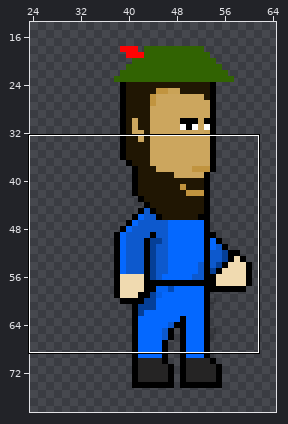
Sprite sheet, stored at Sprites - Copy/0_Combo/Jake/Blue Blue.png. The picture above shows the old version from afar; the outline marks the close-up.
Close-up. First the earlier version:
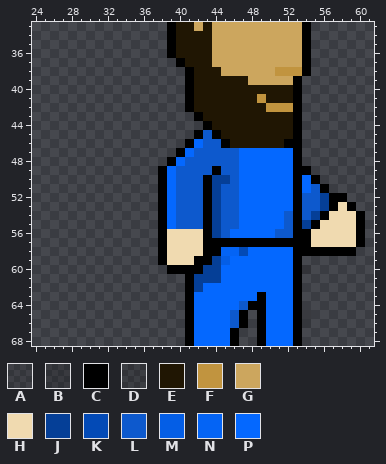
The file is 100x100 pixels. Pixels under 10% opacity are left out. Colours within 5 levels of each other are drawn and written as one. Shown: x 24..61, y 33..68. The wide view leaves out empty margins.
Palette (. is transparent): A #0000001b  B #00000030  C #000000  D #00000025  E #201603  F #c1943f  G #cca65e  H #f0dab0  J #053f97  K #034ab6  L #0d59cd  M #045ee6  N #0464f5  P #0468ff
Pixels before, first column x 38:
33 .CEEGEGGGGGGGGGGC......
34 .CEEEEGGGGGGGGGGC......
35 .CEEEEGGGGGGGGGGC......
36 .CEEEEGGGGGGGGGGC......
37 ..CEEEGGGGGGGGGGC......
38 ...CEEEGGGGGGFFFC......
39 ...CEEEEEEGGGGGC.......
40 ...CEEEEEEEEEEEC.......
41 ...CEEEEEEEFEEEC.......
42 ...CEEEEEEEEFFFC.......
43 ....CEEEEEEEEEEC.......
44 .....CEEEEEEEEEC.......
45 ....CLCEEEEEEEEC.......
46 ...CPLLCEEEEEECC.......
47 ..CPLLLLLPPPPPPC.......
48 .CPLLLLLLPPPPPPC.......
49 CPLLLLCLLPPPPPPCC......
50 CPLLLCJJLPPPPPPCPC.....
51 CPLLLCJLLPPPPPPCPLC....
52 CPLLLCJLLPPPPPPCLLJCC..
53 CPLLLCJLLPPPPPPCLLJCHC.
54 CPLLLCJLLPPPPPLCLJCHHHC
55 CPLLLCJLLPPPPPLCJCHHHHC
56 CHHHHCJLPPPPPLLCCHHHHHC
57 CHHHHCCCCCCCCCCCCHHHHHC
58 CHHHHCCNNKPPPPPCCCCCCC.
59 CHHHCCJMPPPPPPPC.......
60 .CCCCJJPPPPPPPPCD......
61 ...CJJJPPPPPPPPC.......
62 ...CJPPPPPPPPPPC.......
63 ...CPPPPPPPCPPPC.......
64 ...CPPPPPLCCPPPC.......
65 ...CPPPPLC.CPPPCB......
66 ...CPPPPLC.CPPPCA......
67 ...CPPPPC..CPPPC.......
68 ...CPPPPC..CPPPC.......
The result:
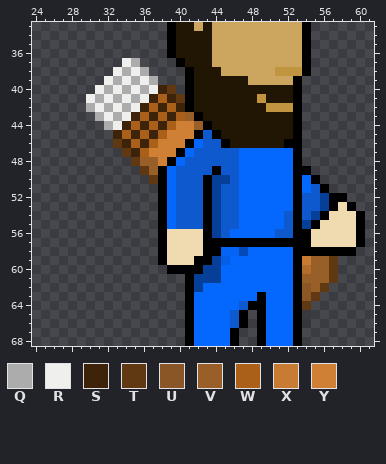
Colours new in this view: Q #acacac  R #efefee  S #3c230a  T #603913  U #8a5625  V #985f29  W #ab6019  X #c77b33  Y #cf8035
Change:
colour D: #00000025 -> #b16d2d
y 37: x 34..35 .. -> RQ
y 38: x 33..36 .... -> RQRQ
y 39: x 32..37 ...... -> RQRQRQ
y 40: x 31..39 ......... -> RQRQRQRST
y 41: x 30..40 ........... -> RQRQRQRSWST
y 42: x 30..40 ........... -> QRQRQRSWSWS
y 43: x 31..41 ........... -> QRQRSWSWSWV
y 44: x 32..42 ........... -> QRSWSWSWYYV
y 45: x 33..41 ......... -> SWSWSWYYY
y 46: x 33..40 ........ -> TSWSWYYY
y 47: x 34..39 ...... -> TSWYYY
y 48: x 35..38 .... -> TVVY
y 49: x 36..37 .. -> TV
y 50: x 37 . -> T
y 59: x 54..57 .... -> XVVT
y 60: x 55..57 ... -> VVT
y 61: x 54..57 .... -> VVVT
y 62: x 54..56 ... -> UVT
y 63: x 54..55 .. -> UT
y 64: x 54 . -> T
Boxes around the changes in both close-ups, in picture pixels (x1, y1, x2, y2):
added: (86, 58, 203, 184)
changed: (302, 256, 338, 310)
